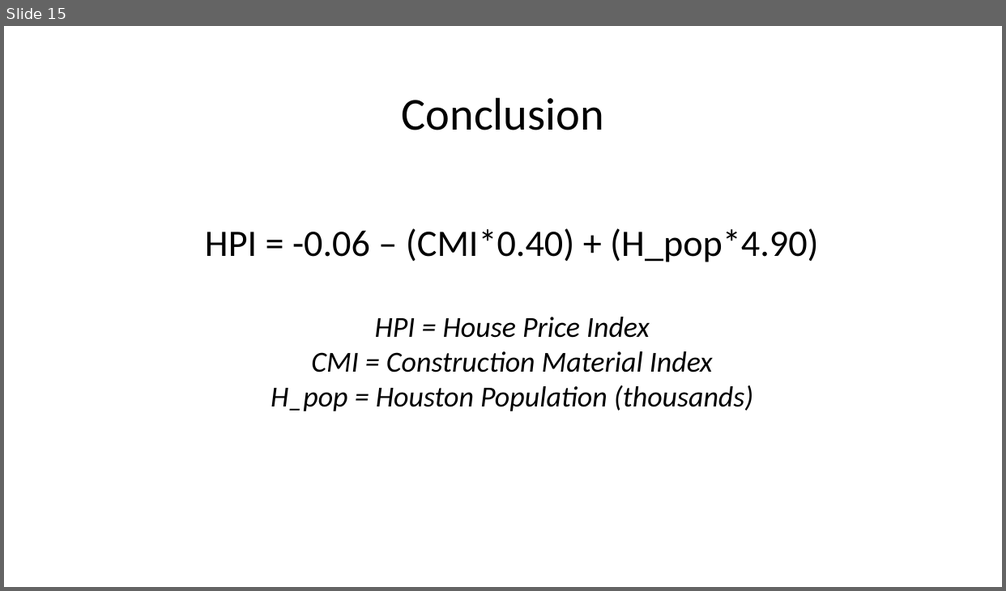
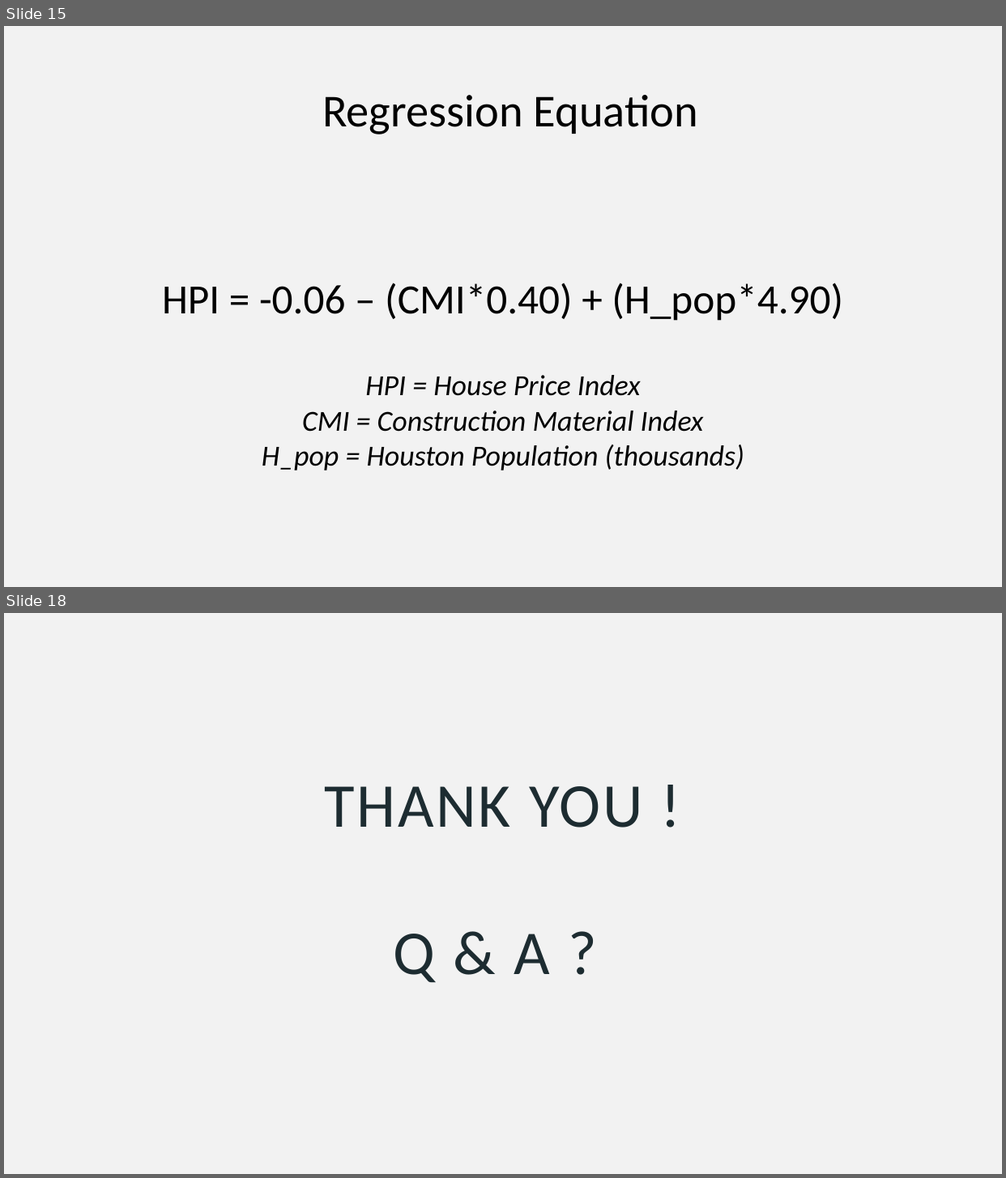
Before and after one commit to dxvo/DGJ_project, a slide deck: Final_Presentation.pptx. Shown one above the other, each under a label of ours: slide 15 before the commit, slides 15 and 18 after it; the slides between them are not shown. The pictures are 1006x591 and 1006x1178 pixels, drawn with LibreOffice and Linux fonts; fonts in the diff are those of the drawing. Boxes give left, top, right and bottom in pixels: in the first picture for what was removed or moved away, otherwise in the second. Text is boxed around its words. In the diff, an @@ line names an element or a change of style, - is before the commit and + after.

```diff
--- a/Final_Presentation.pptx
+++ b/Final_Presentation.pptx
@@ slide 18 added at <box>4,613,1002,1174</box>, background #F2F2F2 @@
@@ text added at <box>325,786,642,983</box>, 60 pt, text #1D2C31 @@
+THANK YOU !
+Q & A ?
@@ slide 15 changed as well @@
@@ background #FFFFFF to #F2F2F2 @@
@@ text at <box>322,95,698,135</box>: text changed @@
-Conclusion
+Regression Equation
@@ text "HPI = -0.06 – (CMI*0.40) ...": place and size @@
-text "HPI = -0.06 – (CMI*0.40) ..." at <box>205,228,818,412</box>
+text "HPI = -0.06 – (CMI*0.40) ..." at <box>162,283,843,471</box>
@@ text at <box>162,283,843,321</box>: size 36 to 40 pt in "HPI = -0.06 – (CMI*0.40) + (H_pop*4.90)" @@
```
Also in this commit, not shown: 11 other slides changed, 5 other slides added, 3 slides removed, 7 other files.
